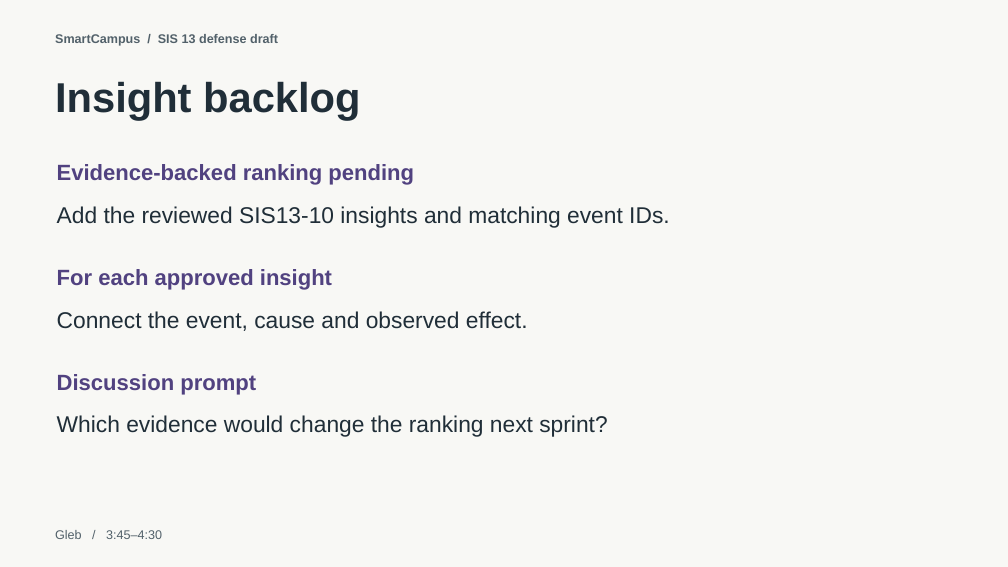
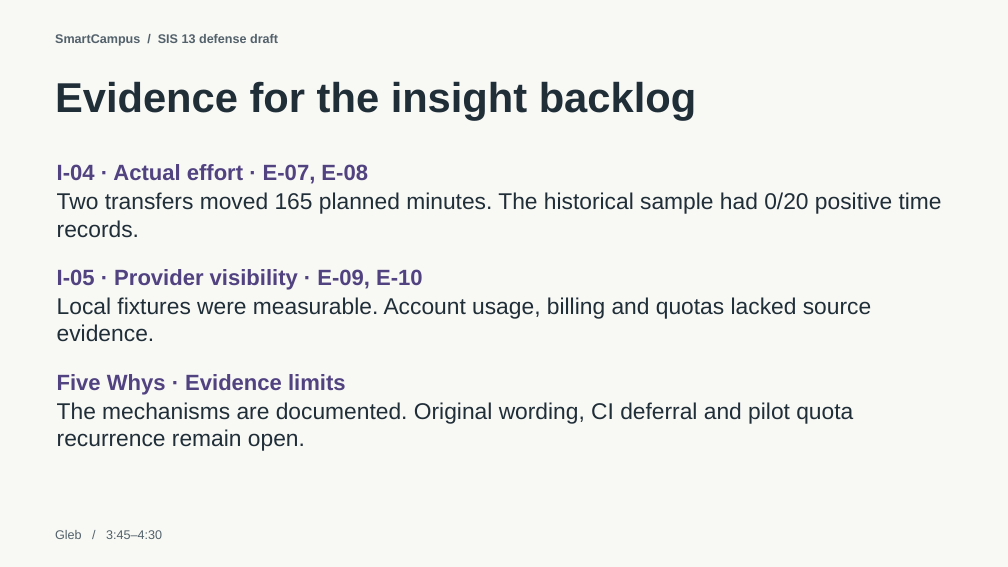
Before and after one commit to yerassyl-clou/SmartCampus, a slide deck: slide 6 of docs/SIS13/presentation/SmartCampus_SIS13.pptx. Drawn at 1008x567 pixels with LibreOffice and Linux fonts; fonts in the diff are those of the drawing. Boxes give left, top, right and bottom in pixels: in the first picture for what was removed or moved away, otherwise in the second. Text is boxed around its words. In the diff, an @@ line names an element or a change of style, - is before the commit and + after.

Commit message:
Complete defense evidence and disclose authorized rating provenance

```diff
--- a/docs/SIS13/presentation/SmartCampus_SIS13.pptx
+++ b/docs/SIS13/presentation/SmartCampus_SIS13.pptx
@@ text at bbox=[55, 81, 696, 121]: text changed @@
-Insight backlog
+Evidence for the insight backlog
@@ text at bbox=[57, 164, 368, 184]: text changed @@
-Evidence-backed ranking pending
+I-04 · Actual effort · E-07, E-08
@@ text at bbox=[57, 192, 942, 238]: text changed @@
-Add the reviewed SIS13-10 insights and matching event IDs.
+Two transfers moved 165 planned minutes. The historical sample had 0/20 positive time records.
@@ text at bbox=[57, 269, 423, 290]: text changed @@
-For each approved insight
+I-05 · Provider visibility · E-09, E-10
@@ text at bbox=[57, 297, 871, 342]: text changed @@
-Connect the event, cause and observed effect.
+Local fixtures were measurable. Account usage, billing and quotas lacked source evidence.
@@ text at bbox=[57, 374, 346, 395]: text changed @@
-Discussion prompt
+Five Whys · Evidence limits
@@ text at bbox=[57, 402, 853, 451]: text changed @@
-Which evidence would change the ranking next sprint?
+The mechanisms are documented. Original wording, CI deferral and pilot quota recurrence remain open.
```
Also in this commit, not shown: 4 other slides changed, 2 slides added, 2 slides removed, 2 other files.
